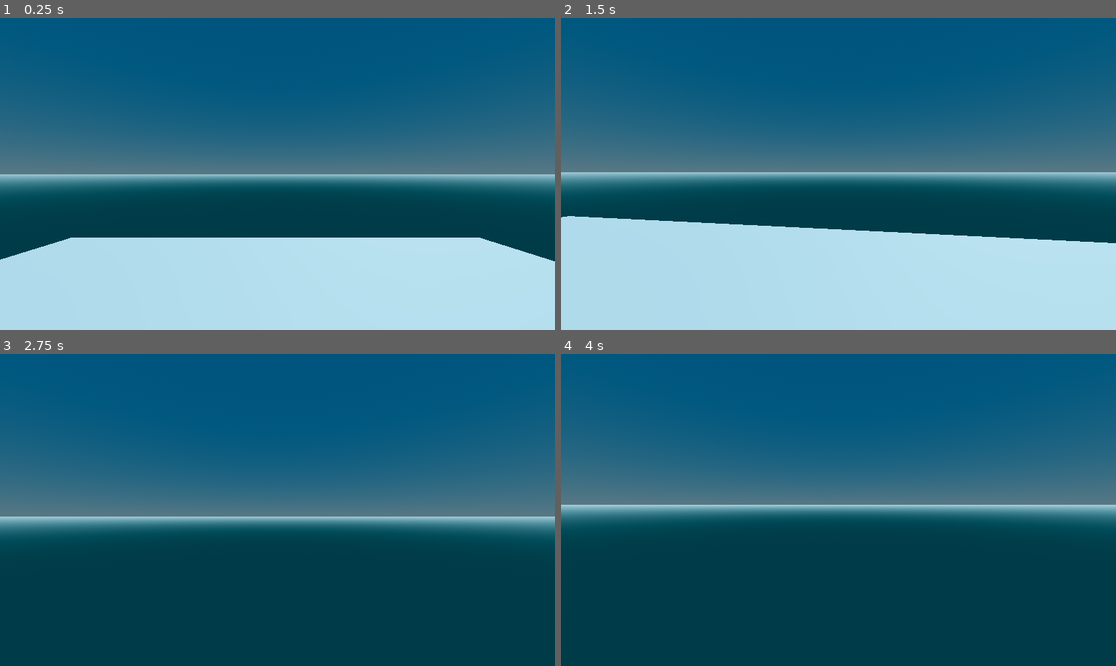
Above: before the commit, frames 1-4 (two rows, left to right).
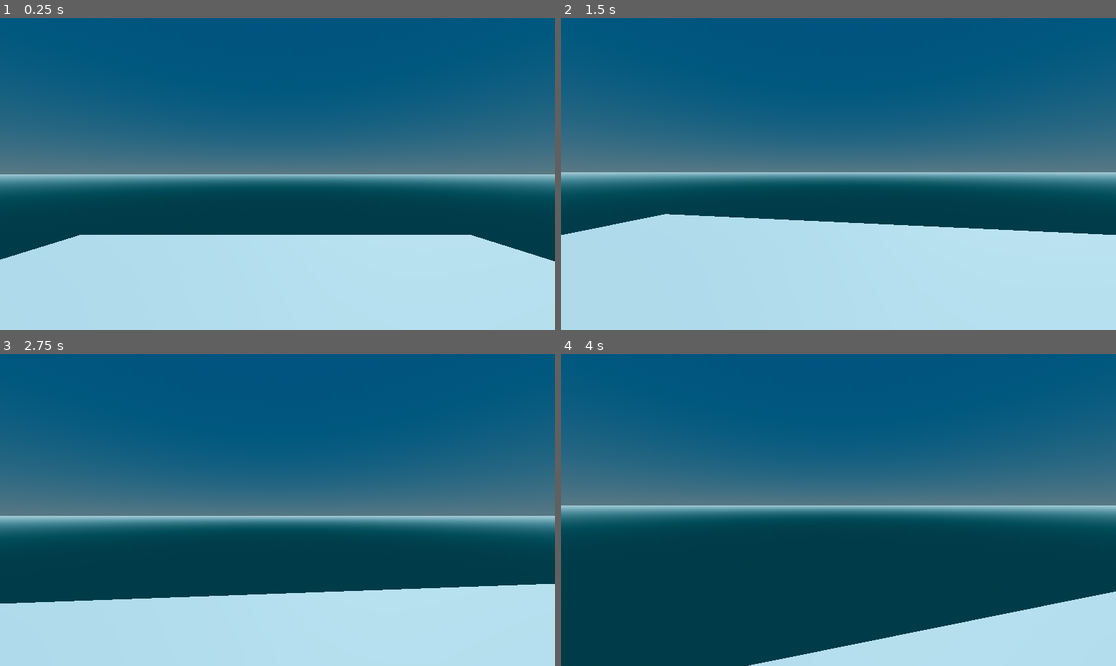
Above: after the commit, the same moments.

Repository: dorpen6/Level-3-Player-Movement
Game: Godot game, scene res://world.tscn
The game is run twice, just before and just after one commit, with the same random seed, the same clock (stepped at 60 frames per second) and the same inputs.
Inputs (mouse positions are in pixels of both pictures, inside the frame that each line leads up to):
- Up to frame 1 (0.25 s): no input
- Up to frame 2 (1.5 s): move the mouse to (866, 174) at 0.52 s; hold W (forward) from 0.53 s (still down); tap Space (jump) at 0.6, 0.77, 1.07 s; move the mouse to (810, 174) at 1.27 s; tap Shift (Run) at 1.35 s
- Up to frame 3 (2.75 s): keep holding W (forward); tap Space (jump) at 1.52, 1.55, 1.82, 2.1 s; move the mouse to (288, 503) at 2.02 s
- Up to frame 4 (4 s): keep holding W (forward); move the mouse to (832, 516) at 2.77 s; tap Shift (Run) at 2.85 s; tap Space (jump) at 3.02, 3.05, 3.32, 3.6, 3.77 s; move the mouse to (877, 513) at 3.52 s

The runs differ from the first frame. In frame 1, 0.6% of the frame differs, in the area x 12-87%, y 69-71%; in frame 2, 2.4%; in frame 3, 23%, in the area x 0-100%, y 51-100%; in frame 4, 8.2%.

Commit message:
Level 3 Player Movement UPDATE

Diff:
--- a/Player.gd
+++ b/Player.gd
@@ -3,17 +3,16 @@
 var speed
 @export var walk_speed = 5.0
 @export var run_speed = 10.0
-@export var jump = 3.0
+@export var jump = 5.0
 @export var gravity = 9.8
 @export var sensitivity = 0.003
+@onready var head = $Head
+@onready var camera = $Head/Camera
 @export var bob_freq = 2.0
 @export var bob_amp = 0.1
 @export var t_bob = 0.0
-@onready var head = $Head
-@onready var camera = $Head/Camera
 @export var base_fov = 75.0
 @export var fov_change = 1.5
-
 
 func _ready():
 	Input.set_mouse_mode(Input.MOUSE_MODE_CAPTURED)
@@ -25,15 +24,15 @@
 		camera.rotation.x = clamp(camera.rotation.x, deg_to_rad(-40), deg_to_rad(60))
 
 func _physics_process(delta):
-	# GRAVITY
+	# HANDLE GRAVITY
 	if not is_on_floor():
 		velocity.y -= gravity * delta
 
-	# JUMP
+	# HANDLE JUMP
 	if Input.is_action_just_pressed("jump") and is_on_floor():
 		velocity.y = jump
 
-	# SPRINT
+	# HANDLE SPRINT
 	if Input.is_action_pressed("Run"):
 		speed = run_speed
 	else:
@@ -41,6 +40,8 @@
 
 	# GET INPUT DIRECTIONS 2D
 	var input_dir = Input.get_vector("left", "right", "forward", "backward")
+
+	# TRANSFORM IT TO 3D
 	var direction = (head.transform.basis * Vector3(input_dir.x, 0, input_dir.y)).normalized()
 
 	if is_on_floor():
@@ -51,18 +52,20 @@
 			velocity.x = lerp(velocity.x, direction.x * speed, delta * 6.0)
 			velocity.z = lerp(velocity.z, direction.z * speed, delta * 6.0)
 	else:
-		velocity.x = lerp(velocity.x, direction.x * speed, delta * 3.0)
-		velocity.z = lerp(velocity.z, direction.z * speed, delta * 3.0)
+		velocity.x = lerp(velocity.x, direction.x * speed, delta * 2.0)
+		velocity.z = lerp(velocity.z, direction.x * speed, delta * 2.0)
 
 	# HEAD BOB
 	t_bob += delta * velocity.length() * float(is_on_floor())
 	camera.transform.origin = headbob(t_bob)
 
 	# FOV
-	var velocity_clamped = clamp(velocity.length(), 0.5, run_speed * 2 )
+	var velocity_clamped = clamp(velocity.length(), 0.5, run_speed * 2)
 	var target_fov = base_fov + fov_change * velocity_clamped
+	camera.fov = lerp(camera.fov, target_fov, delta * 8.0)
 
 	move_and_slide()
+
 func headbob(time) -> Vector3:
 	var pos = Vector3.ZERO
 	pos.y = sin(time * bob_freq) * bob_amp
